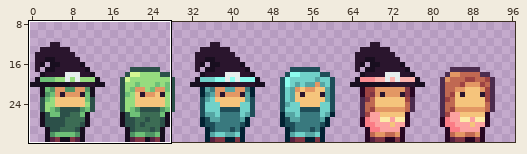
Two versions of one pixel-art file, Witchlight Woods/Assets/Sprites/player.ase. Above, an overview of the earlier version with the close-up marked.
Close-up. The starting point:
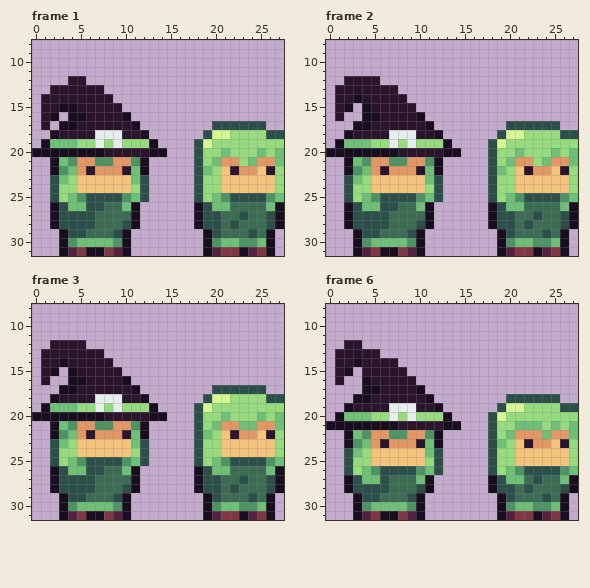
112x32 pixels, 12 frames. Shown: frame 1: x 0..27, y 8..31; frame 2: x 0..27, y 8..31; frame 3: x 0..27, y 8..31; frame 6: x 0..27, y 8..31. The wide view leaves out empty margins. The commit also changed other frames or places, which this record leaves out.
The result:
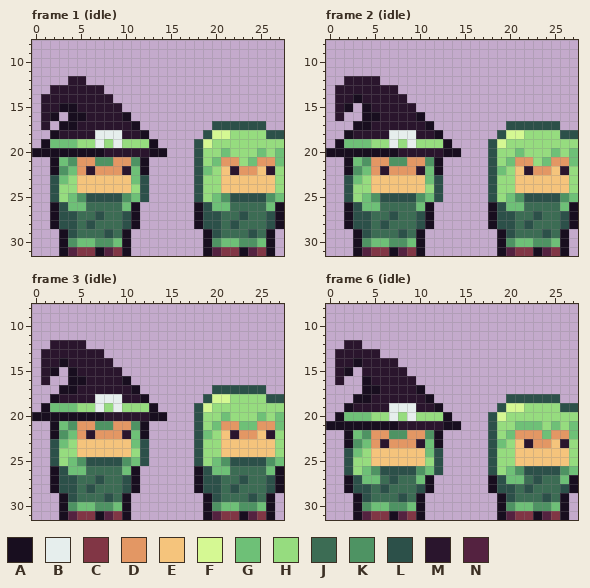
Palette (. is transparent): A #180e1f  B #e6eeed  C #813645  D #e39764  E #f5c47c  F #d5f893  G #6ec077  H #96dc7f  J #3c6c54  K #4e9363  L #2c5049  M #2a152d  N #542240
The exact change:
Changed rows in their new state; - is an unchanged pixel.
Frame 1 (idle), layer "body":
first column x 5:
26 -JJ---
27 JJL--L
28 J-----
29 J--LJ-
30 --KKG-
31 -C-NC-
Frame 2 (idle), layer "body": the same change as frame 1 (idle)
Frame 3 (idle), layer "body": the same change as frame 1 (idle)
Frame 6 (idle), layer "body":
first column x 5:
27 -JL--
28 J----
29 J--LJ
30 --KKG
31 -C-NC
